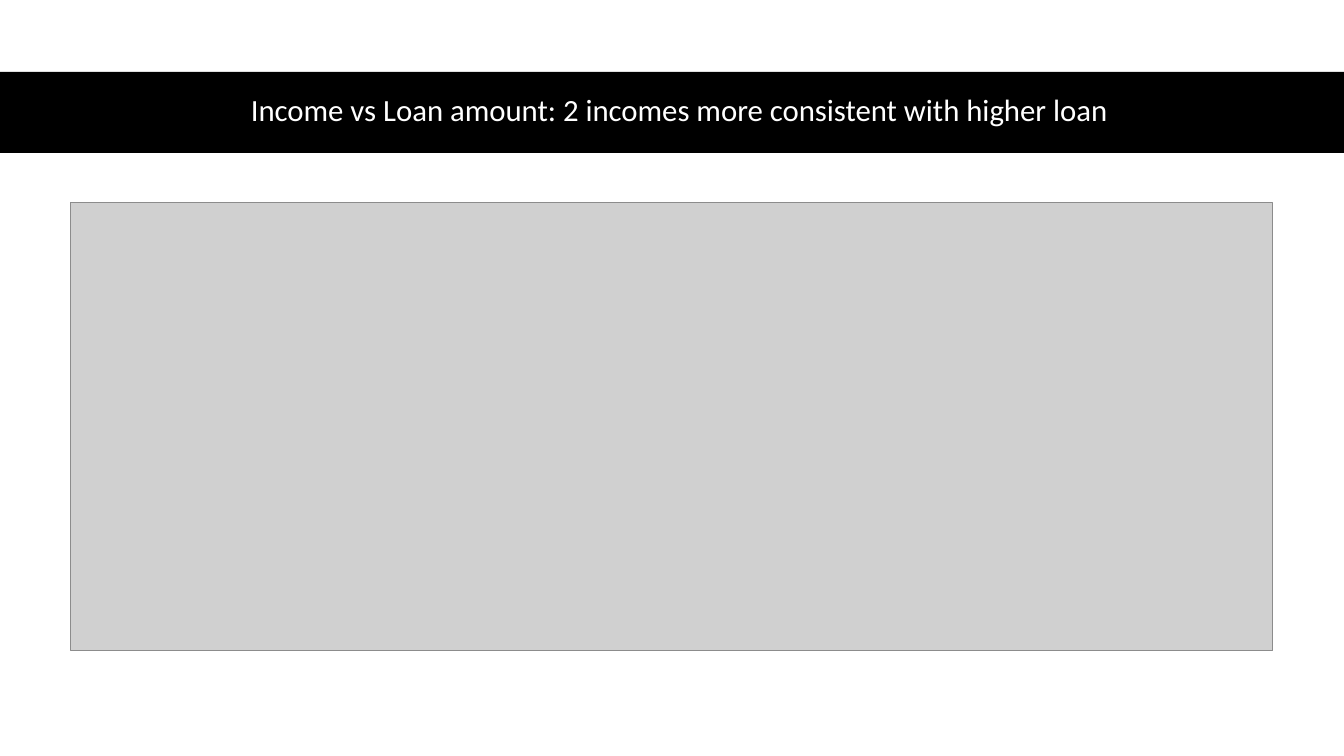
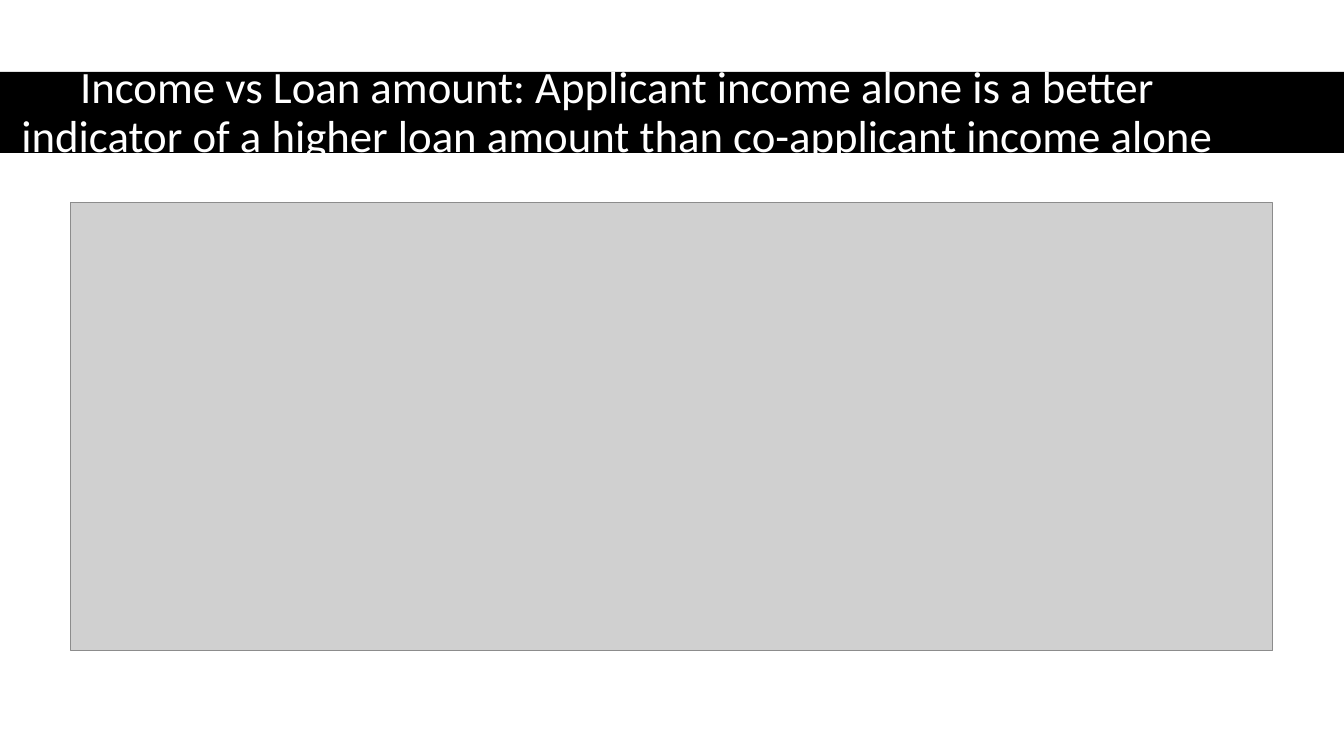
Before and after one commit to diazdez/Project-3, a slide deck: slide 4 of Loan approval project 3.pptx. Drawn at 1344x756 pixels with LibreOffice and Linux fonts; fonts in the diff are those of the drawing; grey boxes stand for pictures. Boxes give left, top, right and bottom in pixels: in the first picture for what was removed or moved away, otherwise in the second. Text is boxed around its words. In the diff, an @@ line names an element or a change of style, - is before the commit and + after.

```diff
--- a/Loan approval project 3.pptx
+++ b/Loan approval project 3.pptx
@@ title at [21,66,1212,163]: text changed; size 22 to 32 pt @@
-Income vs Loan amount: 2 incomes more consistent with higher loan
+Income vs Loan amount: Applicant income alone is a better indicator of a higher loan amount than co-applicant income alone
```
Also in this commit, not shown: 3 other slides changed, 2 slides added, 1 slide removed, 4 other files.
